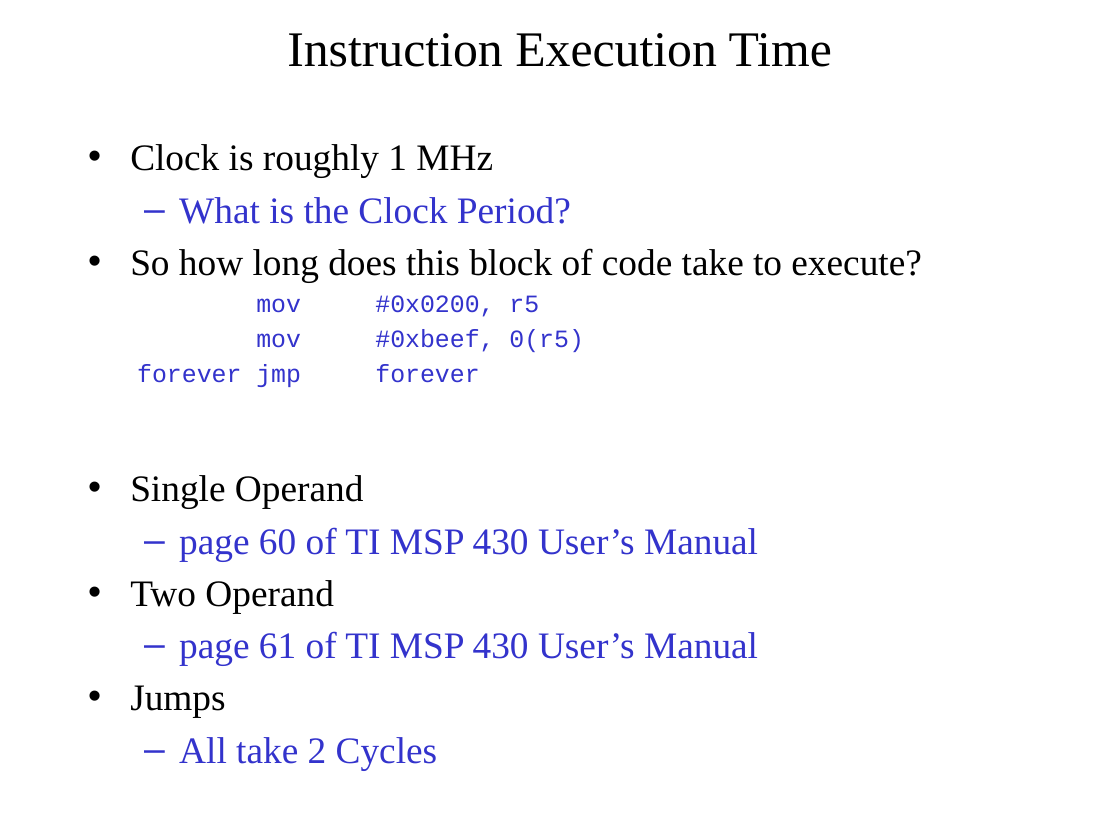
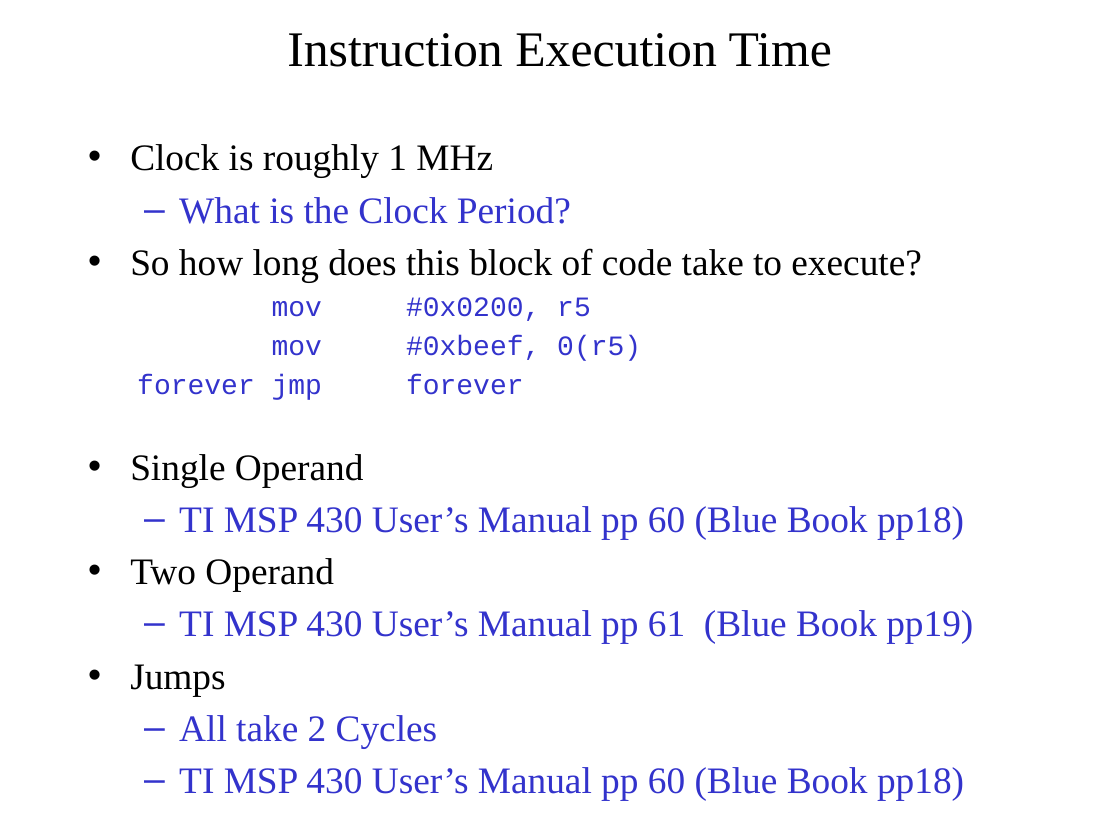
Before and after one commit to pw4rn3r/ECE382, a slide deck: slide 2 of notes/L7/Lsn7.pptx (slide 3 before the commit). Drawn at 1120x840 pixels with LibreOffice and Linux fonts; fonts in the diff are those of the drawing. Boxes give left, top, right and bottom in pixels: in the first picture for what was removed or moved away, otherwise in the second. Text is boxed around its words. In the diff, an @@ line names an element or a change of style, - is before the commit and + after.

```diff
--- a/notes/L7/Lsn7.pptx
+++ b/notes/L7/Lsn7.pptx
@@ text at (x1=272, y1=297, x2=641, y2=395): size 16 to 18 pt in "mov #0x0200, r5", "mov #0xbeef, 0(r5)", "forever jmp forever" @@
@@ text at (x1=179, y1=506, x2=964, y2=539): text changed @@
-  – page 60 of TI MSP 430 User’s Manual
+  – TI MSP 430 User’s Manual pp 60 (Blue Book pp18)
@@ text at (x1=179, y1=610, x2=973, y2=644): text changed @@
-  – page 61 of TI MSP 430 User’s Manual
+  – TI MSP 430 User’s Manual pp 61 (Blue Book pp19)
@@ text at (x1=179, y1=767, x2=964, y2=800): paragraph added @@
+  – TI MSP 430 User’s Manual pp 60 (Blue Book pp18)
```
Also in this commit, not shown: 4 other slides changed, 24 slides added, 1 slide removed.
